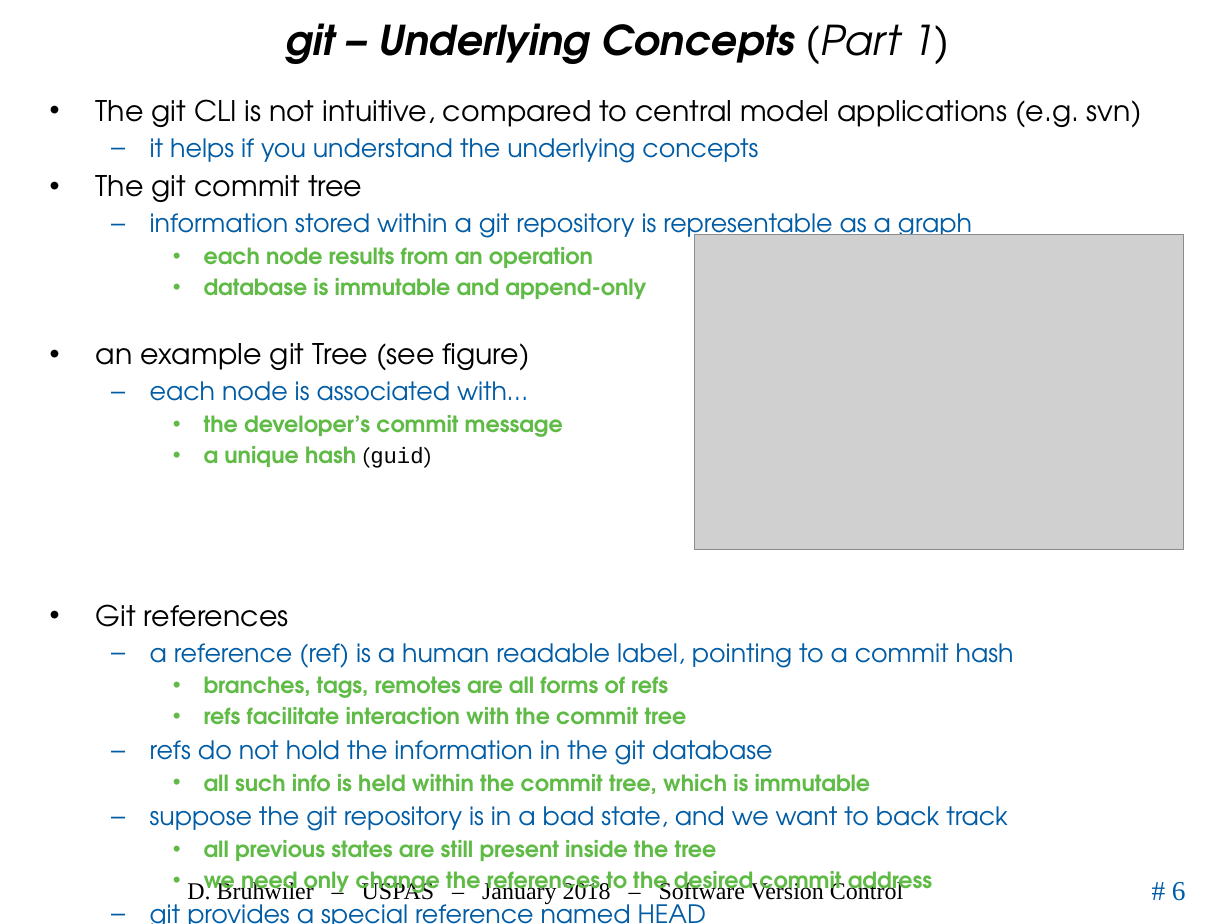
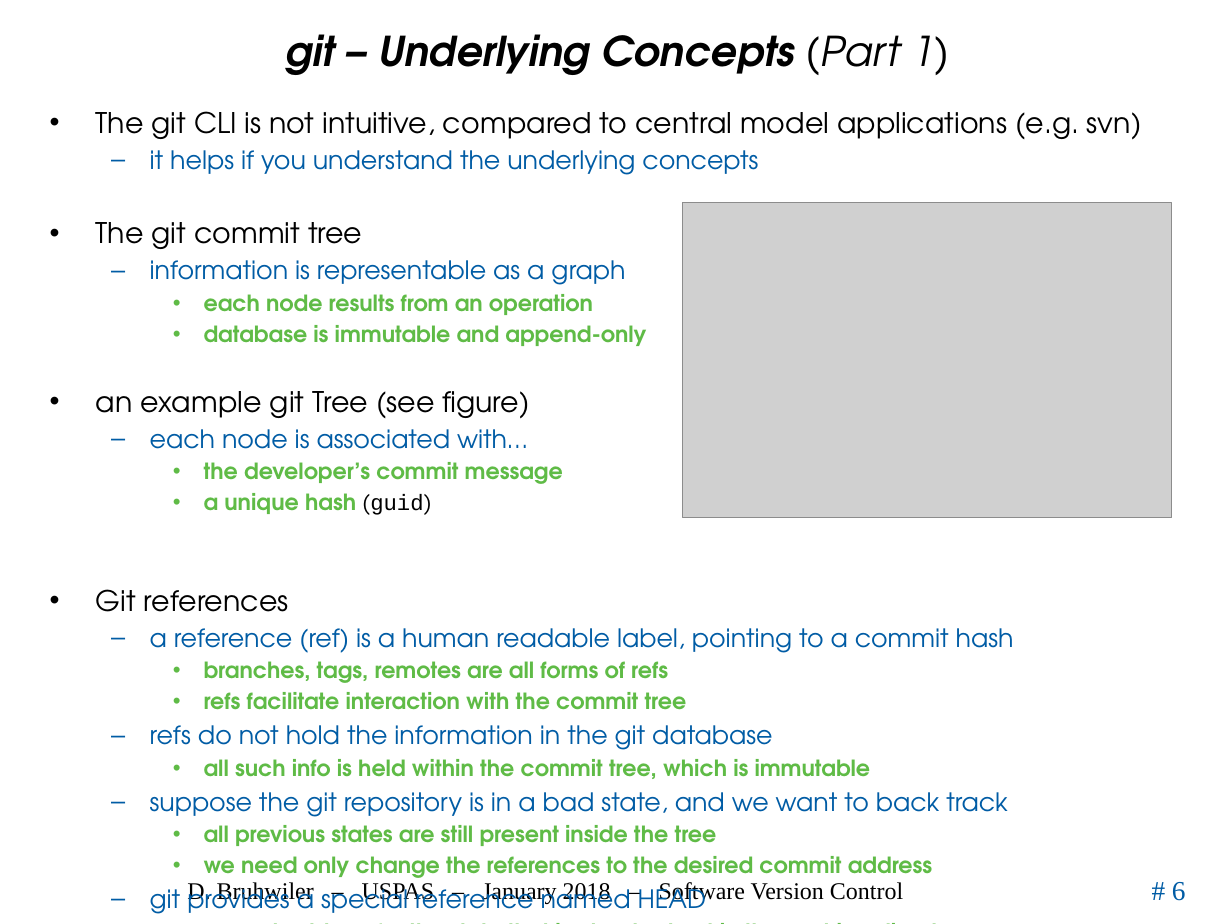
Before and after one commit to uspas/simbeamplasma18, a slide deck: slide 6 of software_version_control/02_VersionCont.pptx. Drawn at 1232x924 pixels with LibreOffice and Linux fonts; fonts in the diff are those of the drawing; grey boxes stand for pictures; background and template pictures are left out. Boxes give left, top, right and bottom in pixels: in the first picture for what was removed or moved away, otherwise in the second. Text is boxed around its words. In the diff, an @@ line names an element or a change of style, - is before the commit and + after.

```diff
--- a/software_version_control/02_VersionCont.pptx
+++ b/software_version_control/02_VersionCont.pptx
@@ title "git – Underlying Concepts (Part ...": place and size @@
-title "git – Underlying Concepts (Part ..." at [285,23,949,64]
+title "git – Underlying Concepts (Part ..." at [285,34,949,75]
@@ text "The git CLI is not ...": place and size @@
-text "The git CLI is not ..." at [96,99,1142,924]
+text "The git CLI is not ..." at [96,111,1142,883]
@@ picture: place and size @@
-picture at [695,234,1184,549]
+picture at [683,202,1172,517]
@@ text at [150,260,625,285]: text changed @@
-  – information stored within a git repository is representable as a graph
+  – information is representable as a graph
```
Also in this commit, not shown: 5 other slides changed, 7 slides added, 2 slides removed, 2 other files.
